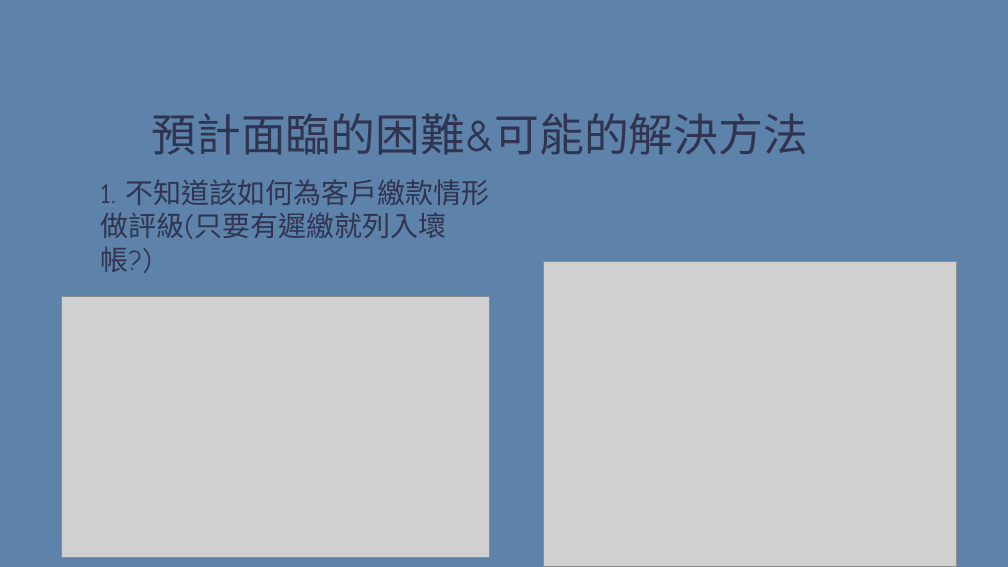
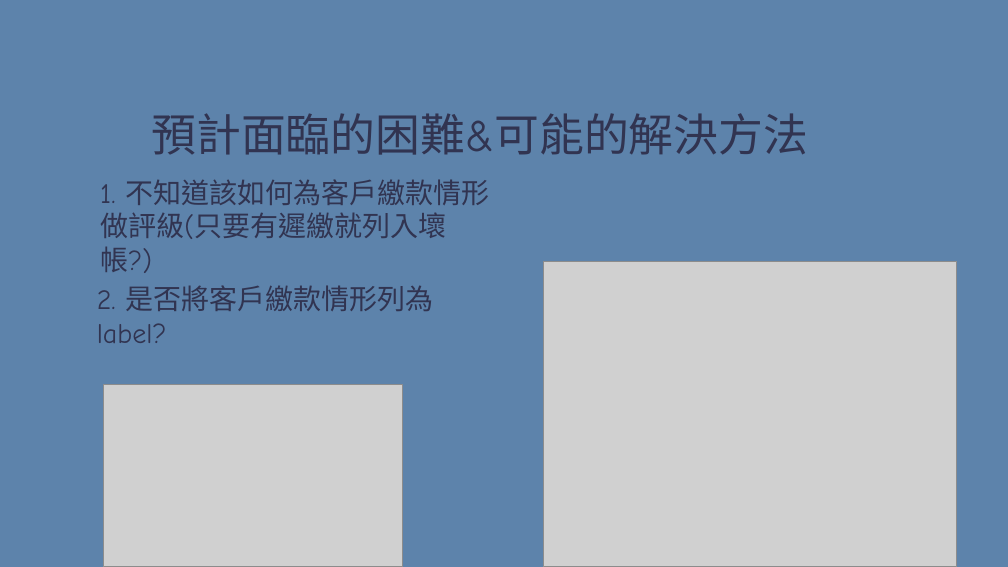
Before and after one commit to WangHungHsun/BDSE31TeamSix, a slide deck: slide 6 of BDSE31第六組期末專題提案報告.pptx. Drawn at 1008x567 pixels with LibreOffice and Linux fonts; fonts in the diff are those of the drawing; grey boxes stand for pictures; background and template pictures are left out. Boxes give left, top, right and bottom in pixels: in the first picture for what was removed or moved away, otherwise in the second. Text is boxed around its words. In the diff, an @@ line names an element or a change of style, - is before the commit and + after.

Commit message:
ppt

```diff
--- a/BDSE31第六組期末專題提案報告.pptx
+++ b/BDSE31第六組期末專題提案報告.pptx
@@ text added at <box>97,285,433,343</box>, 20 pt, text #313451 @@
+2. 是否將客戶繳款情形列為label?
@@ picture: place and size @@
-picture at <box>61,296,490,557</box>
+picture at <box>103,385,402,567</box>
```
